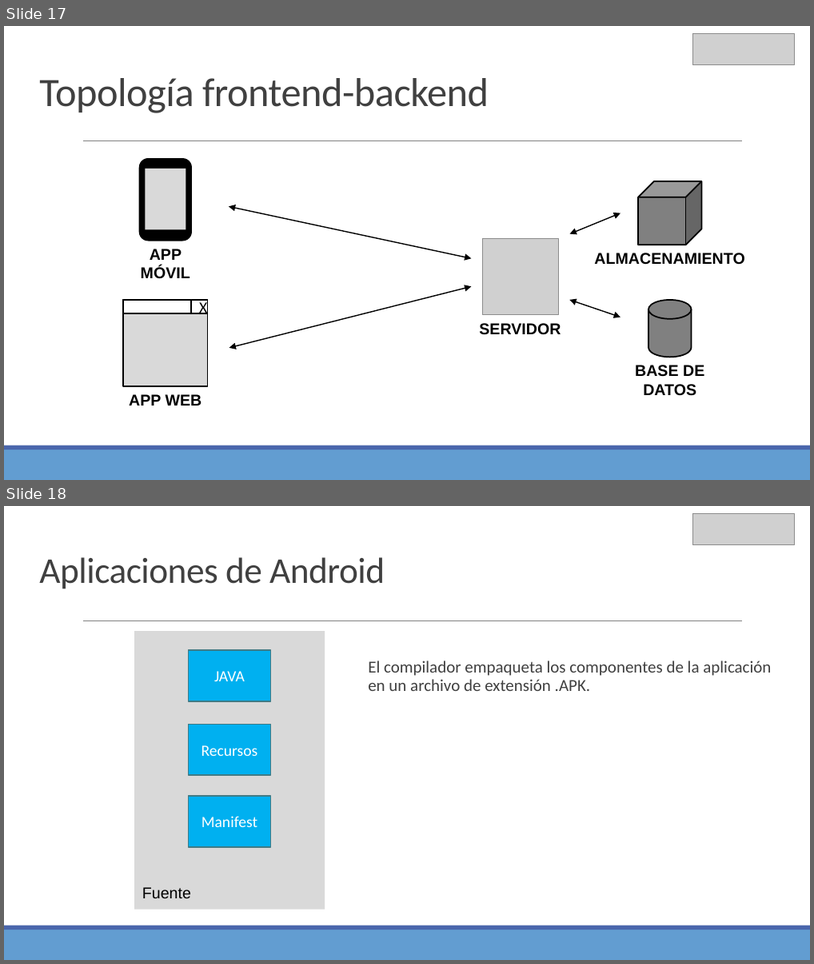
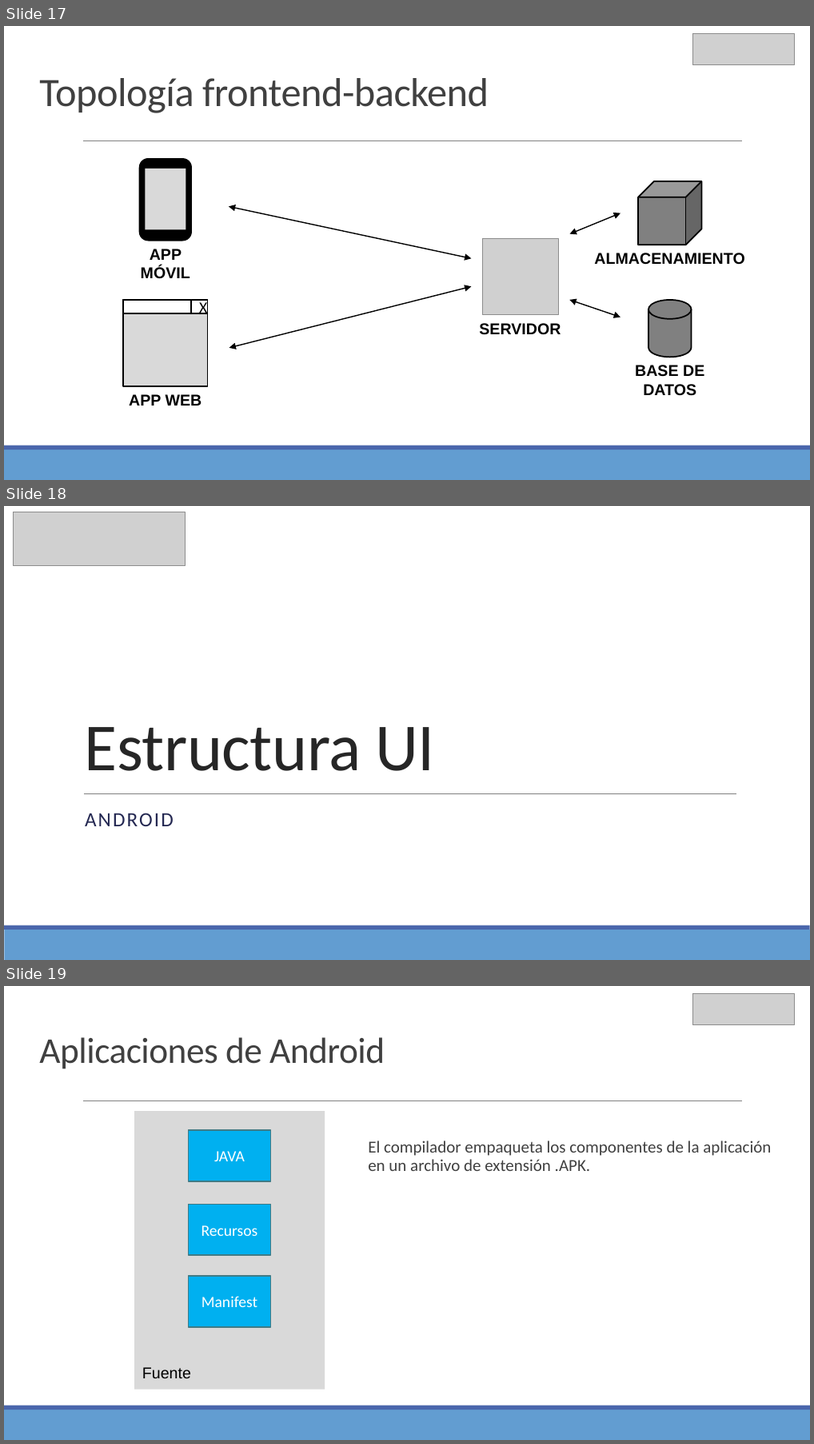
Before and after one commit to Domiciano/AppMoviles192, a slide deck: Clase1/Clase 1.pptx. Shown one above the other, each under a label of ours: slides 17 and 18 before the commit, slides 17, 18 and 19 after it. The pictures are 814x964 and 814x1444 pixels, drawn with LibreOffice and Linux fonts; fonts in the diff are those of the drawing; grey boxes stand for pictures. Boxes give left, top, right and bottom in pixels: in the first picture for what was removed or moved away, otherwise in the second. Text is boxed around its words. In the diff, an @@ line names an element or a change of style, - is before the commit and + after.

```diff
--- a/Clase1/Clase 1.pptx
+++ b/Clase1/Clase 1.pptx
@@ slide 18 added at [4, 506, 810, 960], background #FFFFFF; not listed: 2 template elements that a slide beside it also shows @@
@@ picture added at [14, 512, 186, 566] @@
@@ title added at [85, 727, 434, 771], 60 pt, text #262626 @@
+Estructura UI
@@ line added from (84, 793) to (737, 793), #808080 0.5 pt @@
@@ subtitle added at [85, 812, 174, 826], 18 pt, text #242852 @@
+ANDROID
@@ what was slide 18 is now slide 19 @@
```
Also in this commit, not shown: 3 slides changed, 2 other slides added, 2 slides removed, 3 other files.
